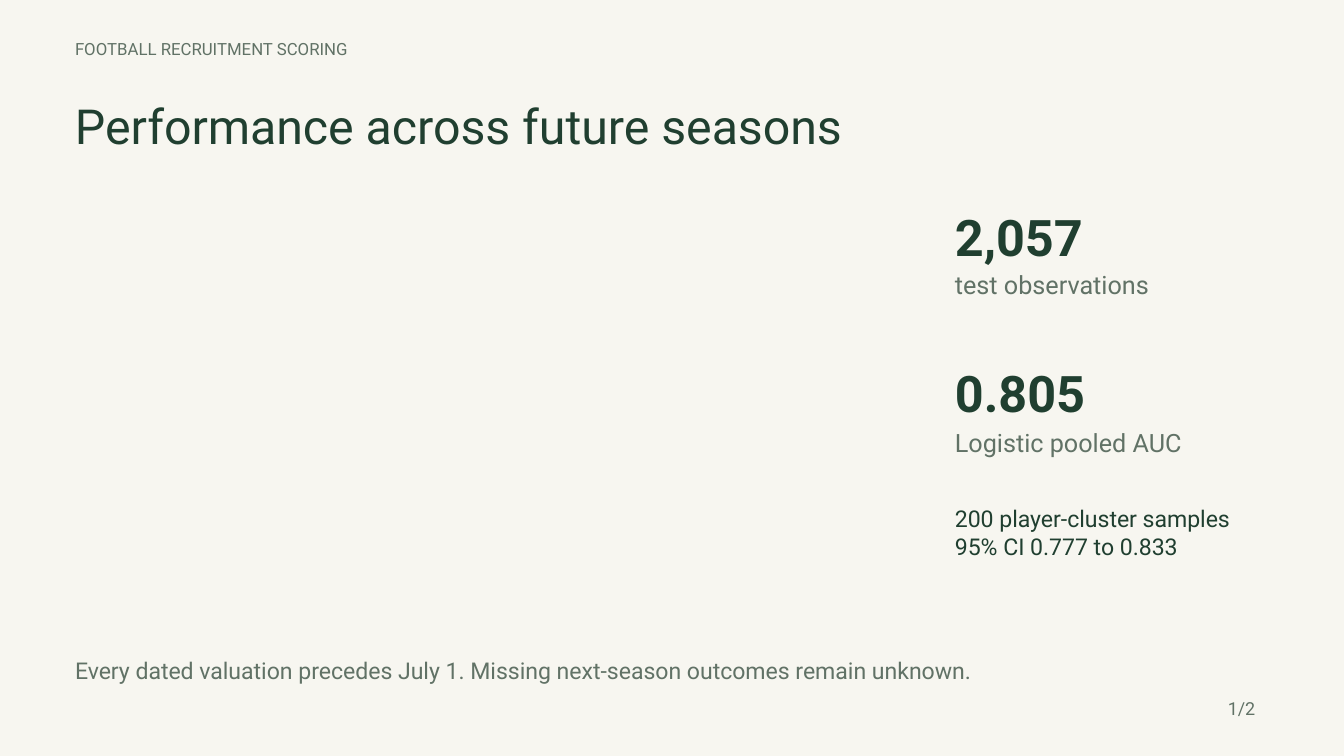
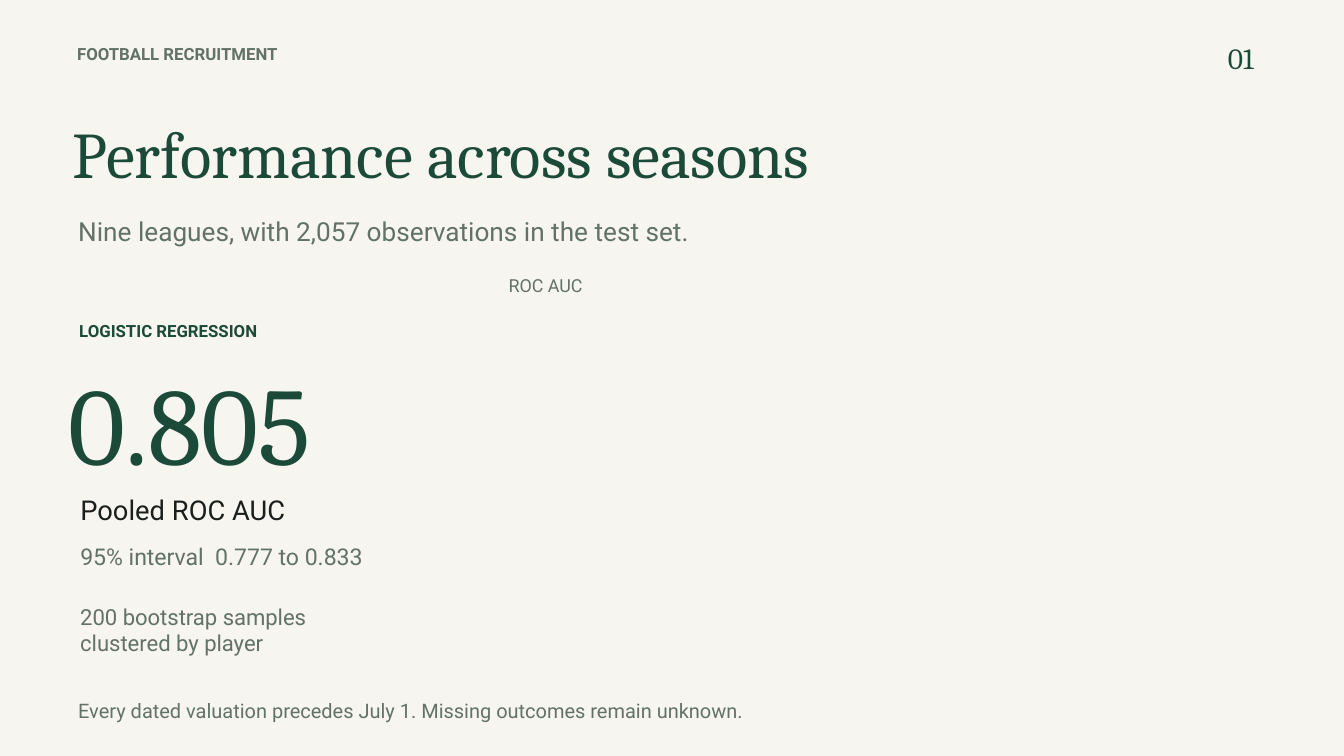
Before and after one commit to RemiBp/football-recruitment-scoring, a slide deck: slide 1 of deliverables/Football stability.pptx. Drawn at 1344x756 pixels with LibreOffice and Linux fonts; fonts in the diff are those of the drawing. Boxes give left, top, right and bottom in pixels: in the first picture for what was removed or moved away, otherwise in the second. Text is boxed around its words. In the diff, an @@ line names an element or a change of style, - is before the commit and + after.

```diff
--- a/deliverables/Football stability.pptx
+++ b/deliverables/Football stability.pptx
@@ background #F7F6F0 to #F7F5F0 @@
@@ text at <box>77,48,277,60</box>: text changed; text colour #617266 to #637267; bold on @@
-FOOTBALL RECRUITMENT SCORING
+FOOTBALL RECRUITMENT
@@ text added at <box>1228,49,1254,69</box>, 21 pt, text #1B4A38 @@
+01
@@ text at <box>73,132,809,179</box>: text changed; size 34.5 to 46.5 pt; font Roboto to Cambria; text colour #203F30 to #1B4A38 @@
-Performance across future seasons
+Performance across seasons
@@ text added at <box>78,221,689,247</box>, 18.8 pt, text #637267 @@
+Nine leagues, with 2,057 observations in the test set.
@@ text removed at <box>955,219,1083,265</box> @@
-2,057
@@ text added at <box>509,279,583,292</box>, 12.8 pt, text #637267 @@
+ROC AUC
@@ text removed at <box>955,275,1149,294</box> @@
-test observations
@@ text added at <box>79,325,257,337</box>, 12 pt, text #1B4A38, bold @@
+LOGISTIC REGRESSION
@@ text "0.805": place and size @@
-text "0.805" at <box>955,375,1085,413</box>
+text "0.805" at <box>69,391,311,466</box>
@@ text "0.805" at <box>69,391,311,466</box>: size 36 to 78.8 pt, font Roboto to Cambria, text colour #203F30 to #1B4A38, bold off @@
@@ text at <box>80,499,285,521</box>: text changed; size 18 to 19.5 pt; text colour #617266 to #1A1F1C @@
-Logistic pooled AUC
+Pooled ROC AUC
@@ text added at <box>80,547,363,565</box>, 16.5 pt, text #637267 @@
+95% interval 0.777 to 0.833
@@ text at <box>80,608,306,656</box>: text changed; size 16.5 to 15.8 pt; text colour #203F30 to #637267 @@
-200 player-cluster samples
-95% CI 0.777 to 0.833
+200 bootstrap samples
+clustered by player
@@ text at <box>78,703,743,722</box>: text changed; size 16.5 to 14.2 pt; text colour #617266 to #637267 @@
-Every dated valuation precedes July 1. Missing next-season outcomes remain unknown.
+Every dated valuation precedes July 1. Missing outcomes remain unknown.
@@ text removed at <box>1228,702,1255,716</box> @@
-1/2
```
Also in this commit, not shown: 1 other slide changed, 3 other files.
